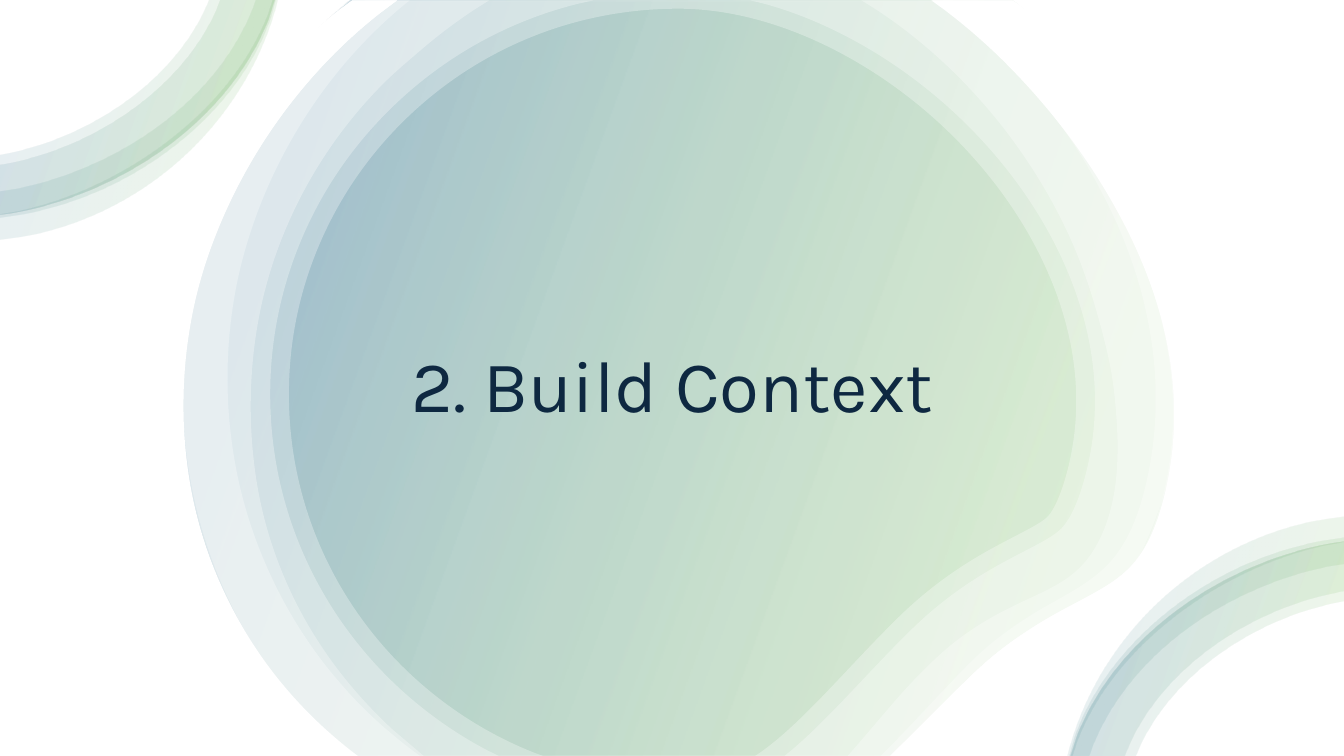
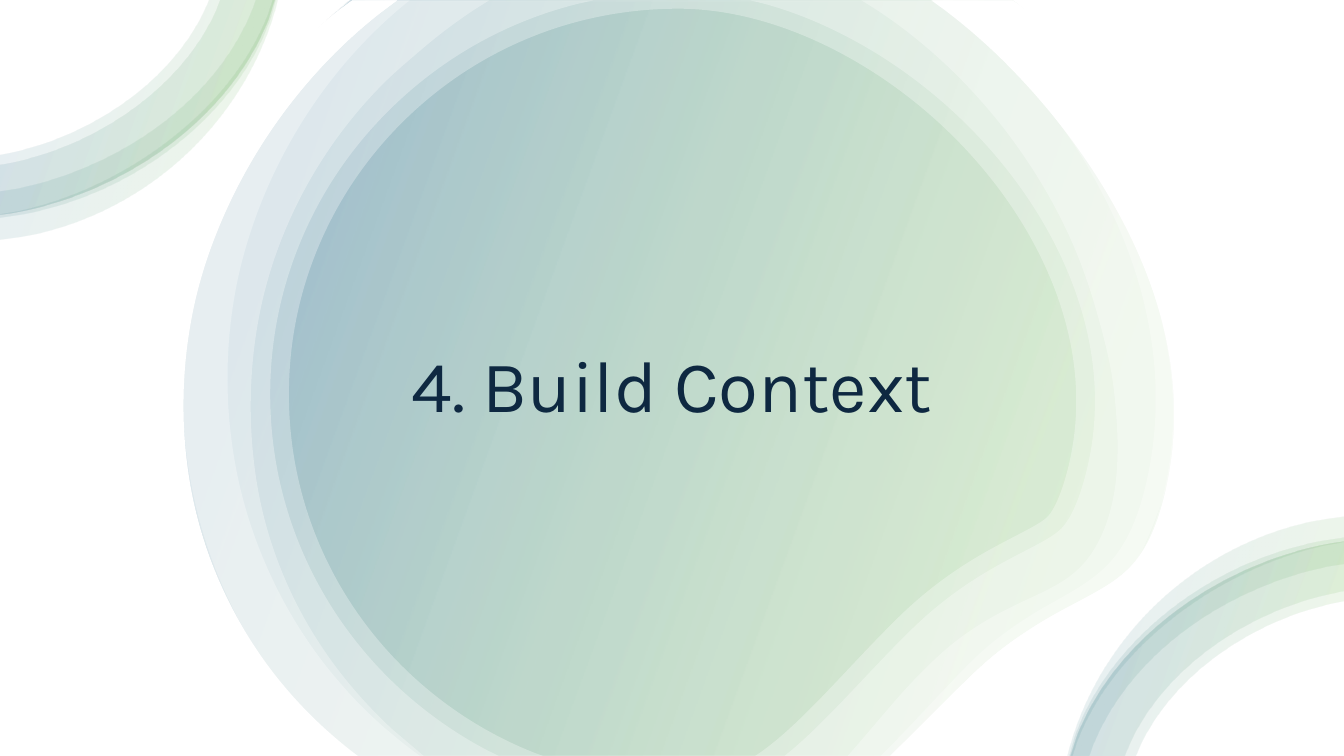
Before and after one commit to jpaniorte/docker25, a slide deck: slide 23 of ppt/3_Dockerfile.pptx (slide 22 before the commit). Drawn at 1344x756 pixels with LibreOffice and Linux fonts; fonts in the diff are those of the drawing. Boxes give left, top, right and bottom in pixels: in the first picture for what was removed or moved away, otherwise in the second. Text is boxed around its words. In the diff, an @@ line names an element or a change of style, - is before the commit and + after.

```diff
--- a/ppt/3_Dockerfile.pptx
+++ b/ppt/3_Dockerfile.pptx
@@ title at (412,362,931,413): text changed @@
-2. Build Context
+4. Build Context
```
Also in this commit, not shown: 5 other slides changed, 13 slides added, 7 slides removed, 3 other files.
